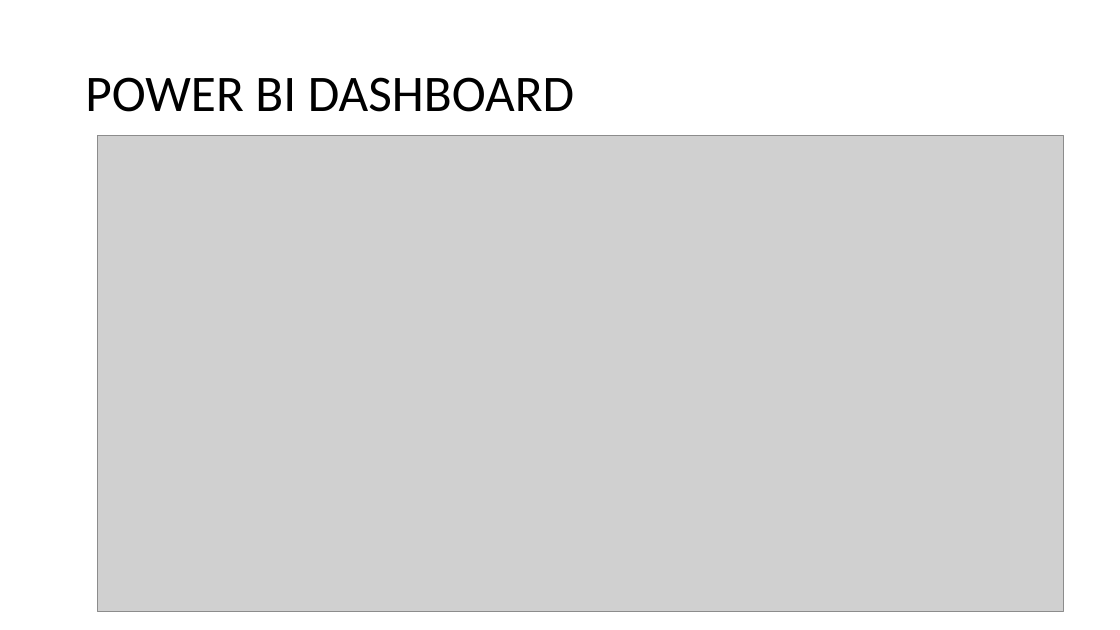
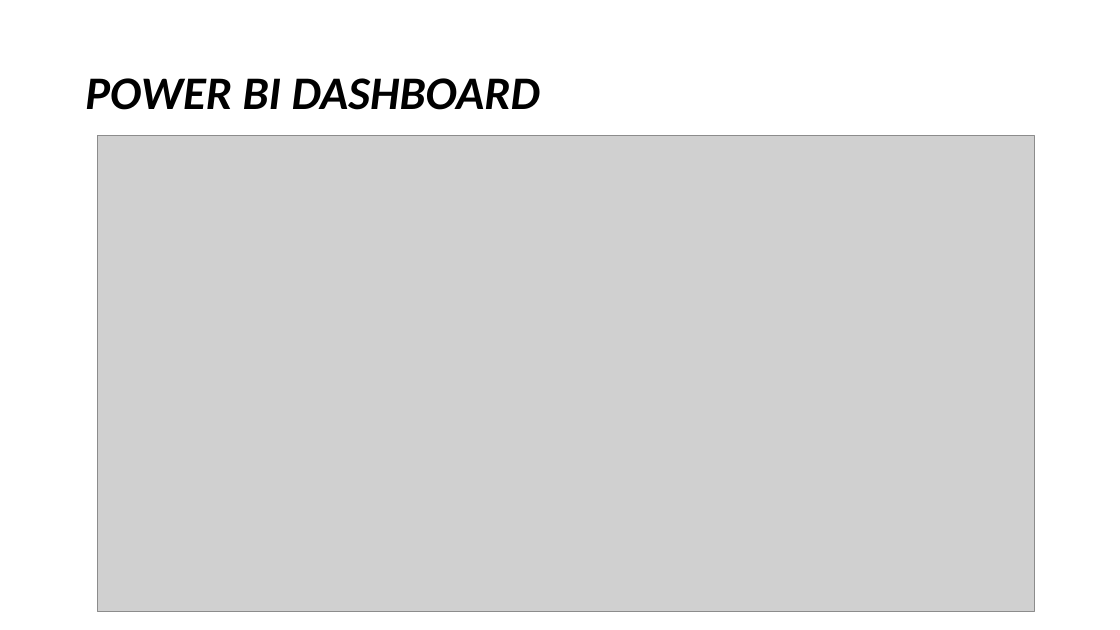
Before and after one commit to PurnimaChandel/Final-Project, a slide deck: slide 5 of Final_presentation.pptx. Drawn at 1120x630 pixels with LibreOffice and Linux fonts; fonts in the diff are those of the drawing; grey boxes stand for pictures. Boxes give left, top, right and bottom in pixels: in the first picture for what was removed or moved away, otherwise in the second. Text is boxed around its words. In the diff, an @@ line names an element or a change of style, - is before the commit and + after.

```diff
--- a/Final_presentation.pptx
+++ b/Final_presentation.pptx
@@ title "POWER BI DASHBOARD" at bbox=[85, 78, 540, 110]: size 44 to 40 pt, bold on, italic on @@
@@ picture: place and size @@
-picture at bbox=[97, 135, 1064, 612]
+picture at bbox=[97, 135, 1035, 612]
```
Also in this commit, not shown: 8 other slides changed, 2 other files.
